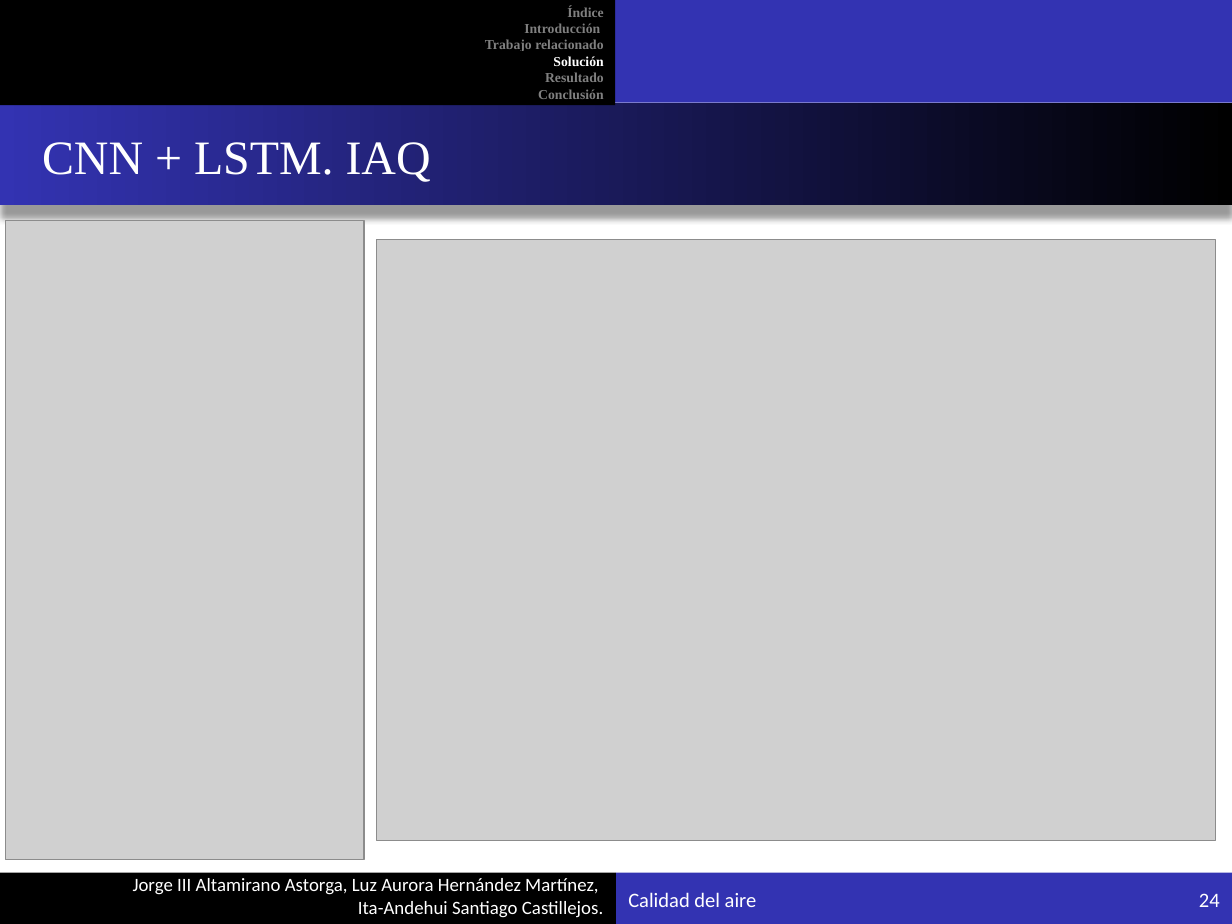
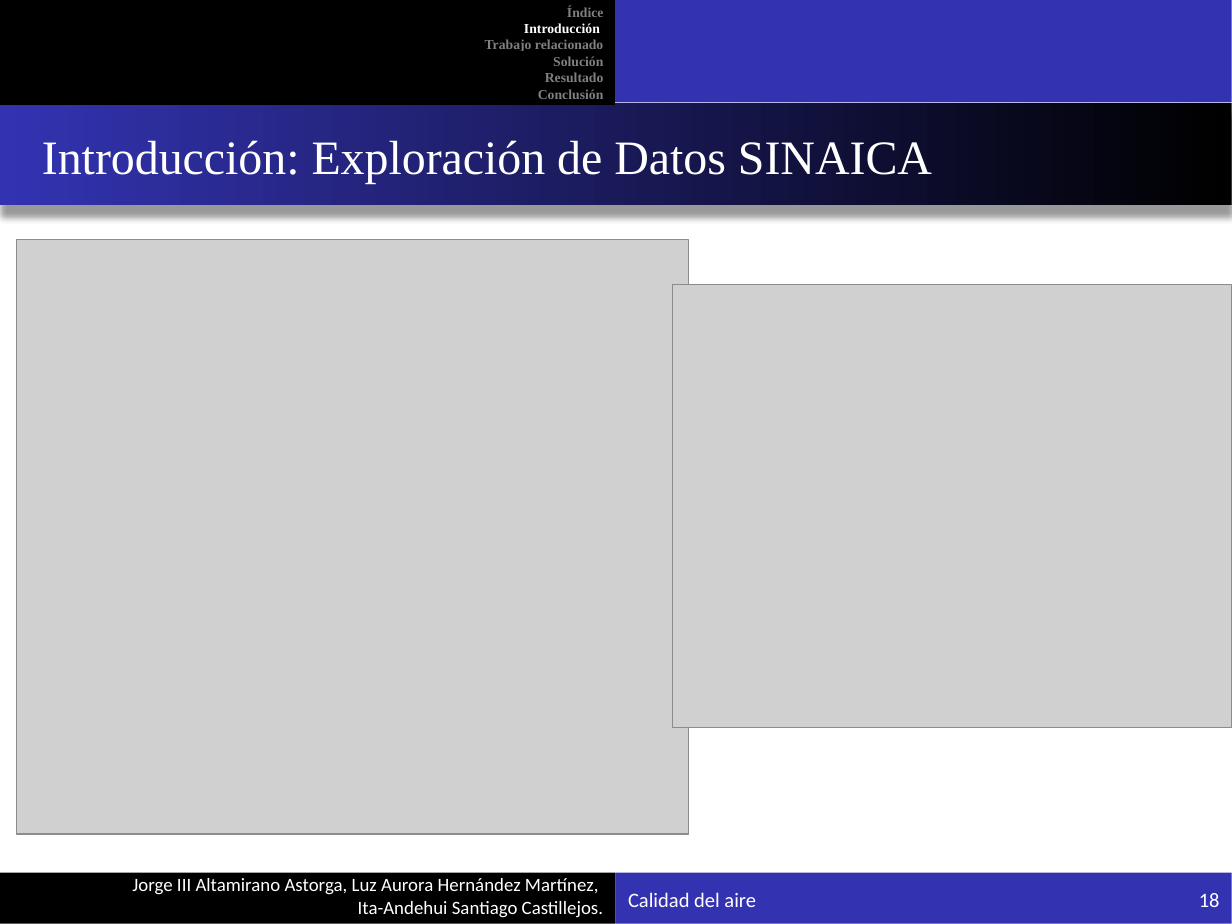
Before and after one commit to philwebsurfer/dlfinal, a slide deck: slide 18 of presentacion.pptx (slide 24 before the commit). Drawn at 1232x924 pixels with LibreOffice and Linux fonts; fonts in the diff are those of the drawing; grey boxes stand for pictures. Boxes give left, top, right and bottom in pixels: in the first picture for what was removed or moved away, otherwise in the second. Text is boxed around its words. In the diff, an @@ line names an element or a change of style, - is before the commit and + after.

```diff
--- a/presentacion.pptx
+++ b/presentacion.pptx
@@ text at bbox=[524, 23, 603, 66]: text colour #7F7F7F to #FFFFFF in "Introducción"; text colour #FFFFFF to #808080 in "Solución" @@
@@ text at bbox=[42, 140, 932, 184]: text changed @@
-CNN + LSTM. IAQ
+Introducción: Exploración de Datos SINAICA
@@ picture removed at bbox=[5, 221, 363, 859] @@
@@ picture added at bbox=[17, 239, 689, 834] @@
@@ picture removed at bbox=[377, 240, 1216, 840] @@
@@ picture added at bbox=[673, 285, 1232, 727] @@
@@ page number at bbox=[1199, 893, 1220, 907]: text changed @@
-24
+18
```
Also in this commit, not shown: 28 other slides changed, 9 slides added, 1 other file.
